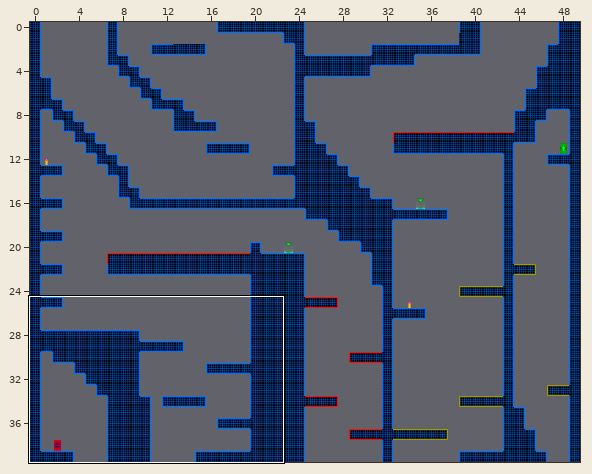
Tiled map -- Game/data/maps/Broken Levels/Level11.tmx. Above, an overview of the earlier version with the close-up marked.
Close-up. Old version:
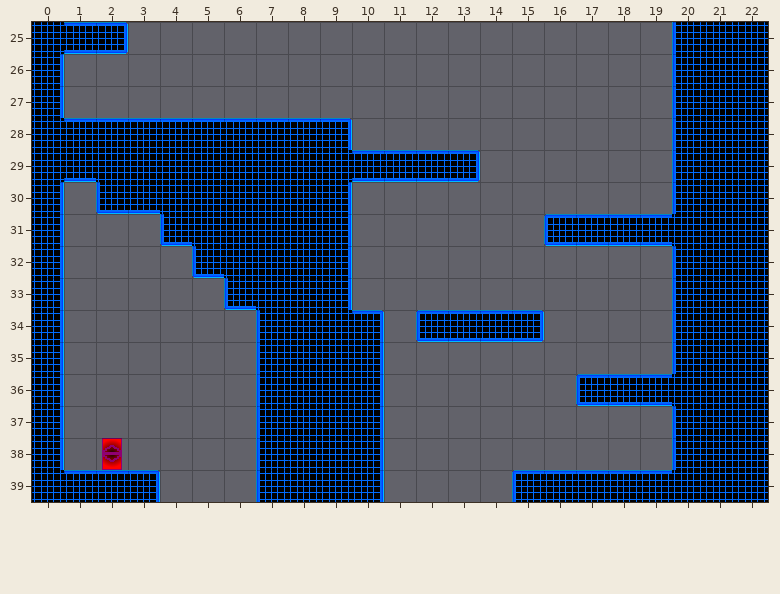
Cells are 32x32 px. Shown: x 0..22, y 25..39.
Once edited:
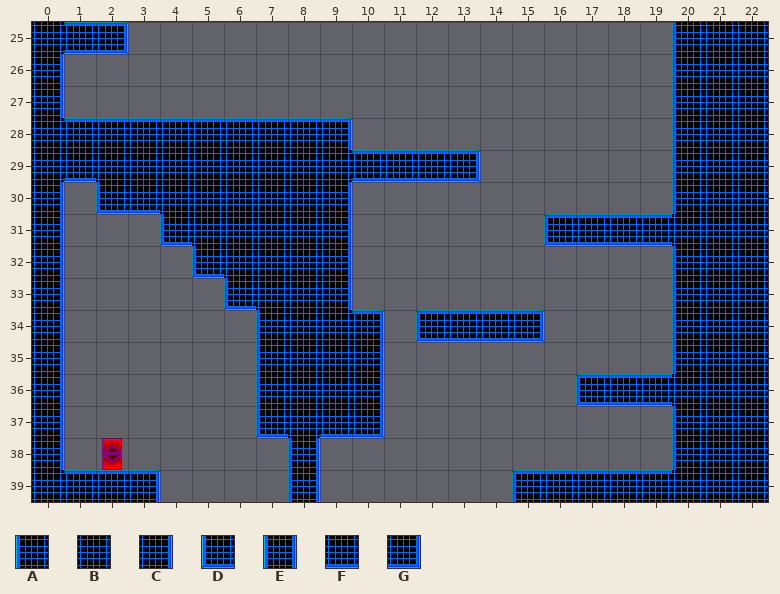
Key: from "TestTile": A 13, B 14, C 15, D 17, E 18, F 27, G 32.
_ is an empty cell.
Difference:
Layer "Livello tile 1":
The edit turns tile A into tile D in row 37 at x 7.
The edit turns tile B into tile E in rows 38 to 39 at x 8.
The edit turns tile B into tile F in row 37 at x 9.
The edit turns tile C into tile G in row 37 at x 10.
Tile A is gone in rows 38 to 39 at x 7.
Tile B is gone in rows 38 to 39 at x 9.
Tile C is gone in rows 38 to 39 at x 10.
